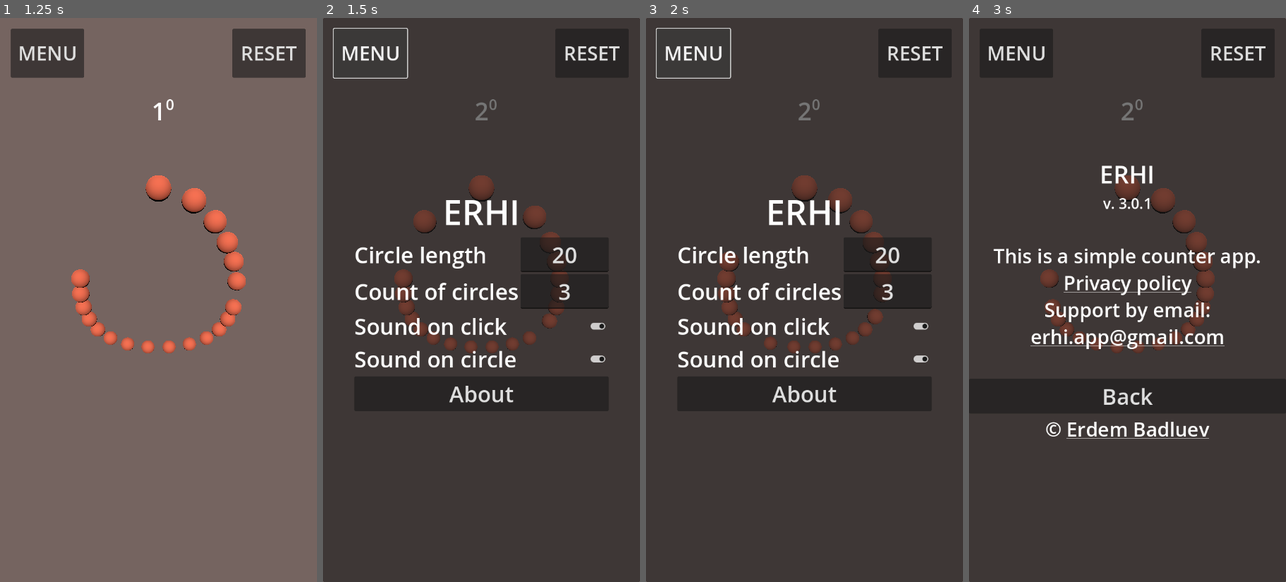
Above: before the commit, frames 1-4 (left to right).
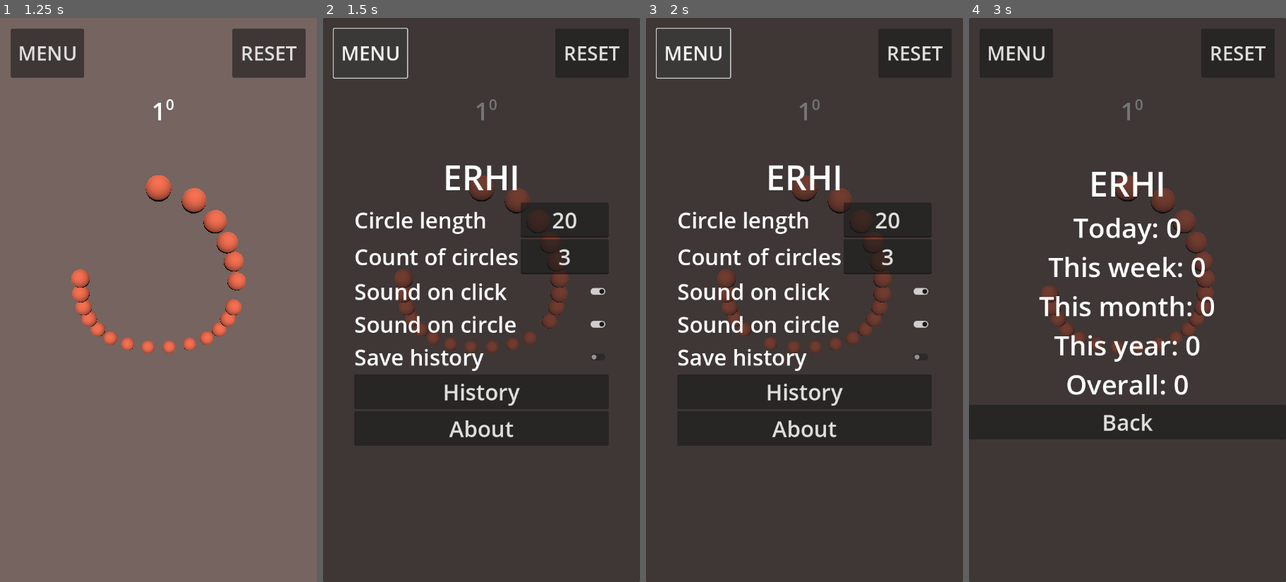
Above: after the commit, the same moments.

Repository: ErdemRodionovich/ERHI_2
Game: Godot game, scene res://main.tscn
The game is run twice, just before and just after one commit, with the same random seed, the same clock (stepped at 60 frames per second) and the same inputs.
Inputs (mouse positions are in pixels of both pictures, inside the frame that each line leads up to):
- Up to frame 1 (1.25 s): tap Enter at 0.5 s; move the mouse to (228, 271) at 0.52 s; click (228, 271) at 0.6 s
- Up to frame 2 (1.5 s): click "MENU" at 1.25 s
- Up to frame 3 (2 s): no input
- Up to frame 4 (3 s): click (1209, 356) at 2.02 s; click (1127, 390) at 2.75 s, where only the run after the commit has a clickable "History"

Frame 1 is identical in both runs. In frame 2, 6.6% of the frame differs, in the area x 10-91%, y 15-75%; in frame 3, 6.4%; in frame 4, 7.2%, in the area x 7-92%, y 15-75%.

Commit message:
history is added

Diff:
--- a/erhi_godot/hud.gd
+++ b/erhi_godot/hud.gd
@@ -5,6 +5,8 @@
 signal sound_on_click_toggled(enabled: bool)
 signal sound_on_circle_toggled(enabled: bool)
 signal reset
+signal save_history_toggled(enabled: bool)
+signal request_to_update_history
 
 func _ready() -> void:
 	$TabContainer/AboutScreen/VersionLabel.text = "v. " + ProjectSettings.get_setting("application/config/version")
@@ -98,3 +100,22 @@
 
 func _on_reset_button_pressed() -> void:
 	reset.emit()
+
+
+func _on_save_history_button_toggled(toggled_on: bool) -> void:
+	save_history_toggled.emit(toggled_on)
+
+func set_save_history(enabled: bool) -> void:
+	$TabContainer/MenuScreen/VBoxContainer/Menu/SaveHistoryButton.set_pressed_no_signal(enabled)
+
+
+func _on_history_button_pressed() -> void:
+	request_to_update_history.emit()
+	$TabContainer.current_tab = 3
+
+func set_history(history) -> void:
+	$TabContainer/HistoryScreen/TodayHistoryLabel.text = "Today: " + str(history.get("today",0))
+	$TabContainer/HistoryScreen/ThisWeekHistoryLabel.text = "This week: " + str(history.get("week", 0))
+	$TabContainer/HistoryScreen/ThisMonthHistoryLabel.text = "This month: " + str(history.get("month", 0))
+	$TabContainer/HistoryScreen/ThisYearHistoryLabel.text = "This year: " + str(history.get("year", 0))
+	$TabContainer/HistoryScreen/OverallHistoryLabel.text = "Overall: " + str(history.get("overall", 0))
--- a/erhi_godot/hud.tscn
+++ b/erhi_godot/hud.tscn
@@ -122,6 +122,21 @@
 theme_override_font_sizes/font_size = 45
 alignment = 1
 
+[node name="SaveHistoryLabel" type="Label" parent="TabContainer/MenuScreen/VBoxContainer/Menu"]
+layout_mode = 2
+theme_override_font_sizes/font_size = 45
+text = "Save history"
+
+[node name="SaveHistoryButton" type="CheckButton" parent="TabContainer/MenuScreen/VBoxContainer/Menu"]
+layout_mode = 2
+theme_override_font_sizes/font_size = 45
+alignment = 1
+
+[node name="HistoryButton" type="Button" parent="TabContainer/MenuScreen/VBoxContainer"]
+layout_mode = 2
+theme_override_font_sizes/font_size = 45
+text = "History"
+
 [node name="AboutButton" type="Button" parent="TabContainer/MenuScreen/VBoxContainer"]
 layout_mode = 2
 theme_override_font_sizes/font_size = 45
@@ -170,6 +185,53 @@
 fit_content = true
 horizontal_alignment = 1
 
+[node name="HistoryScreen" type="VBoxContainer" parent="TabContainer"]
+visible = false
+layout_mode = 2
+alignment = 1
+metadata/_tab_index = 3
+
+[node name="ErhiLabel" type="Label" parent="TabContainer/HistoryScreen"]
+layout_mode = 2
+theme_override_font_sizes/font_size = 70
+text = "ERHI"
+horizontal_alignment = 1
+
+[node name="TodayHistoryLabel" type="Label" parent="TabContainer/HistoryScreen"]
+layout_mode = 2
+theme_override_font_sizes/font_size = 55
+text = "Today: 0"
+horizontal_alignment = 1
+
+[node name="ThisWeekHistoryLabel" type="Label" parent="TabContainer/HistoryScreen"]
+layout_mode = 2
+theme_override_font_sizes/font_size = 55
+text = "This week: 0"
+horizontal_alignment = 1
+
+[node name="ThisMonthHistoryLabel" type="Label" parent="TabContainer/HistoryScreen"]
+layout_mode = 2
+theme_override_font_sizes/font_size = 55
+text = "This month: 0"
+horizontal_alignment = 1
+
+[node name="ThisYearHistoryLabel" type="Label" parent="TabContainer/HistoryScreen"]
+layout_mode = 2
+theme_override_font_sizes/font_size = 55
+text = "This year: 0"
+horizontal_alignment = 1
+
+[node name="OverallHistoryLabel" type="Label" parent="TabContainer/HistoryScreen"]
+layout_mode = 2
+theme_override_font_sizes/font_size = 55
+text = "Overall: 0"
+horizontal_alignment = 1
+
+[node name="BackButton" type="Button" parent="TabContainer/HistoryScreen"]
+layout_mode = 2
+theme_override_font_sizes/font_size = 45
+text = "Back"
+
 [node name="MenuButton" type="Button" parent="."]
 layout_mode = 0
 offset_left = 22.0
@@ -198,9 +260,12 @@
 [connection signal="text_submitted" from="TabContainer/MenuScreen/VBoxContainer/Menu/CountOfCirclesCountEdit" to="." method="_on_count_of_circles_count_edit_text_submitted"]
 [connection signal="toggled" from="TabContainer/MenuScreen/VBoxContainer/Menu/SoundOnClickButton" to="." method="_on_sound_on_click_button_toggled"]
 [connection signal="toggled" from="TabContainer/MenuScreen/VBoxContainer/Menu/SoundOnCircleButton" to="." method="_on_sound_on_circle_button_toggled"]
+[connection signal="toggled" from="TabContainer/MenuScreen/VBoxContainer/Menu/SaveHistoryButton" to="." method="_on_save_history_button_toggled"]
+[connection signal="pressed" from="TabContainer/MenuScreen/VBoxContainer/HistoryButton" to="." method="_on_history_button_pressed"]
 [connection signal="pressed" from="TabContainer/MenuScreen/VBoxContainer/AboutButton" to="." method="_on_about_button_pressed"]
 [connection signal="meta_clicked" from="TabContainer/AboutScreen/AboutRichTextLabel" to="." method="_on_about_rich_text_label_meta_clicked"]
 [connection signal="pressed" from="TabContainer/AboutScreen/BackButton" to="." method="_on_back_button_pressed"]
 [connection signal="meta_clicked" from="TabContainer/AboutScreen/AuthorLabel" to="." method="_on_author_label_meta_clicked"]
+[connection signal="pressed" from="TabContainer/HistoryScreen/BackButton" to="." method="_on_back_button_pressed"]
 [connection signal="pressed" from="MenuButton" to="." method="_on_menu_button_pressed"]
 [connection signal="pressed" from="ResetButton" to="." method="_on_reset_button_pressed"]
--- a/erhi_godot/main.gd
+++ b/erhi_godot/main.gd
@@ -6,16 +6,19 @@
 var sound_on_circle: bool = true
 var current_step: int = 0
 var current_circle: int = 0
+var save_history: bool = false
+var history: Array[Dictionary]
 
 func _ready() -> void:
 	load_game()
 	$BeadsController.construct(circle_length)
 
 func _input(event: InputEvent) -> void:
-	if event.is_action_released("mouse_left") and not $HUD.is_menu_open() and event.position.y > 70.0:
+	if event.is_action_released("mouse_left") and not $HUD.is_menu_open() and event.position.y > 172.0:
 		$BeadsController.step()
 		current_step += 1
-		if current_step >= circle_length:
+		var circle_finished: bool = current_step >= circle_length
+		if circle_finished:
 			current_circle += 1
 			current_step = current_step % circle_length
 			if current_circle >= count_of_circles:
@@ -24,6 +27,7 @@
 			$HUD.set_circle(current_circle)
 			if sound_on_circle:
 				$SoundOnCircle.play()
+		_save_step_in_history(circle_finished)
 		$HUD.set_step(current_step)
 		if sound_on_click:
 			$SoundOnClick.play()
@@ -50,6 +54,11 @@
 	sound_on_circle = data.get("sound_on_circle", sound_on_circle)
 	current_step = data.get("current_step", current_step)
 	current_circle = data.get("current_circle", current_circle)
+	save_history = data.get("save_history", save_history)
+	history.clear()
+	if data.has("history"):
+		for row in data["history"]:
+			history.append(row)
 
 func _update_HUD() -> void:
 	$HUD.set_circle_length(circle_length)
@@ -58,6 +67,7 @@
 	$HUD.set_sound_on_circle(sound_on_circle)
 	$HUD.set_step(current_step)
 	$HUD.set_circle(current_circle)
+	$HUD.set_save_history(save_history)
 
 func _save():
 	return {
@@ -66,7 +76,9 @@
 		"sound_on_click": sound_on_click,
 		"sound_on_circle": sound_on_circle,
 		"current_step": current_step,
-		"current_circle": current_circle
+		"current_circle": current_circle,
+		"save_history": save_history,
+		"history": history
 	}
 
 func save_game() -> void:
@@ -105,3 +117,108 @@
 		get_tree().quit()
 	elif what == NOTIFICATION_APPLICATION_PAUSED:
 		save_game()
+
+
+func _on_hud_save_history_toggled(enabled: bool) -> void:
+	save_history = enabled
+
+func _save_step_in_history(with_circle: bool) -> void:
+	if not save_history:
+		return
+	if history.is_empty():
+		_add_new_entry_of_history(with_circle)
+	else:
+		_find_and_add_step_to_last_entry(with_circle)
+
+func _add_new_entry_of_history(with_circle: bool) -> void:
+	var now = Time.get_datetime_dict_from_system(true)
+	var year: int = now["year"]
+	var month: int = now["month"]
+	var day: int = now["day"]
+	var hour: int = now["hour"]
+	var step: int = 1
+	var circle: int = 1 if with_circle else 0
+	history.append({
+		"y": year,
+		"m": month,
+		"d": day,
+		"h": hour,
+		"st": step,
+		"cr": circle
+	})
+
+func _find_and_add_step_to_last_entry(with_circle: bool) -> void:
+	for i in range(history.size() - 1, -1, -1):
+		if _is_in_the_same_last_hour(history[i]):
+			history[i]["st"] += 1
+			if with_circle:
+				history[i]["cr"] += 1
+			return
+	_add_new_entry_of_history(with_circle)
+
+func _is_in_the_same_last_hour(entry: Dictionary) -> bool:
+	var now = Time.get_datetime_dict_from_system(true)
+	return (entry["y"] == now["year"] and entry["m"] == now["month"]
+		and entry["d"] == now["day"] and entry["h"] == now["hour"])
+
+
+func _on_hud_request_to_update_history() -> void:
+	var overall: int = 0
+	var year: int = 0
+	var month: int = 0
+	var week: int = 0
+	var today: int = 0
+	var now = Time.get_datetime_dict_from_system(true)
+	for entry in history:
+		overall += entry.get("st", 0)
+		if _is_in_the_same_day(entry, now):
+			today += entry.get("st", 0)
+		if _is_in_the_same_week(entry, now):
+			week += entry.get("st", 0)
+		if _is_in_the_same_month(entry, now):
+			month += entry.get("st", 0)
+		if _in_in_the_same_year(entry, now):
+			year += entry.get("st", 0)
+
+	$HUD.set_history({
+		"today": today,
+		"week": week,
+		"month": month,
+		"year": year,
+		"overall": overall
+	})
+
+
+func _is_in_the_same_day(entry, now) -> bool:
+	return (entry["y"] == now["year"] and entry["m"] == now["month"]
+		and entry["d"] == now["day"])
+
+func _is_in_the_same_week(entry, now) -> bool:
+	if entry["y"] != now["year"]:
+		return false
+	return _week_of_year(entry) == _week_of_year(now)
+
+func _week_of_year(date: Dictionary) -> int:
+	var year: int = date.get("y", date.get("year", 0))
+	var month: int = date.get("m", date.get("month", 0))
+	var day: int = date.get("d", date.get("day", 0))
+	var day_of_week: int = _day_of_week(year, month, day)
+	return floori((10.0+_day_of_year(year, month, day)-day_of_week)/7.0)
+
+func _day_of_week(year: int, month: int, day: int) -> int:
+	var week_day = Time.get_datetime_dict_from_datetime_string("{}-{}-{}T00:00:01".format([year, month, day], "{}"), true)["weekday"]
+	if week_day == Time.WEEKDAY_SUNDAY:
+		return 7
+	return week_day
+
+func _day_of_year(year:int, month:int, day:int) -> int:
+	var n1: int = floori(275.0 * month / 9.0)
+	var n2: int = floori((month+9.0)/12.0)
+	var n3: int = (1+floori((year-4*floori(1.0*year/4.0)+2.0)/3.0))
+	return n1 - (n2*n3) + day - 30
+
+func _is_in_the_same_month(entry, now) -> bool:
+	return entry["y"] == now["year"] and entry["m"] == now["month"]
+
+func _in_in_the_same_year(entry, now) -> bool:
+	return entry["y"] == now["year"]
--- a/erhi_godot/main.tscn
+++ b/erhi_godot/main.tscn
@@ -27,6 +27,8 @@
 
 [connection signal="circle_length_updated" from="HUD" to="." method="_on_hud_circle_length_updated"]
 [connection signal="count_of_circles_updated" from="HUD" to="." method="_on_hud_count_of_circles_updated"]
+[connection signal="request_to_update_history" from="HUD" to="." method="_on_hud_request_to_update_history"]
 [connection signal="reset" from="HUD" to="." method="reset_state"]
+[connection signal="save_history_toggled" from="HUD" to="." method="_on_hud_save_history_toggled"]
 [connection signal="sound_on_circle_toggled" from="HUD" to="." method="_on_hud_sound_on_circle_toggled"]
 [connection signal="sound_on_click_toggled" from="HUD" to="." method="_on_hud_sound_on_click_toggled"]
--- a/erhi_godot/project.godot
+++ b/erhi_godot/project.godot
@@ -11,7 +11,7 @@
 [application]
 
 config/name="ERHI"
-config/version="3.0.1"
+config/version="3.1.0"
 run/main_scene="uid://k6timqto44u3"
 config/features=PackedStringArray("4.4", "GL Compatibility")
 boot_splash/image="uid://dowy118dsk7f2"
